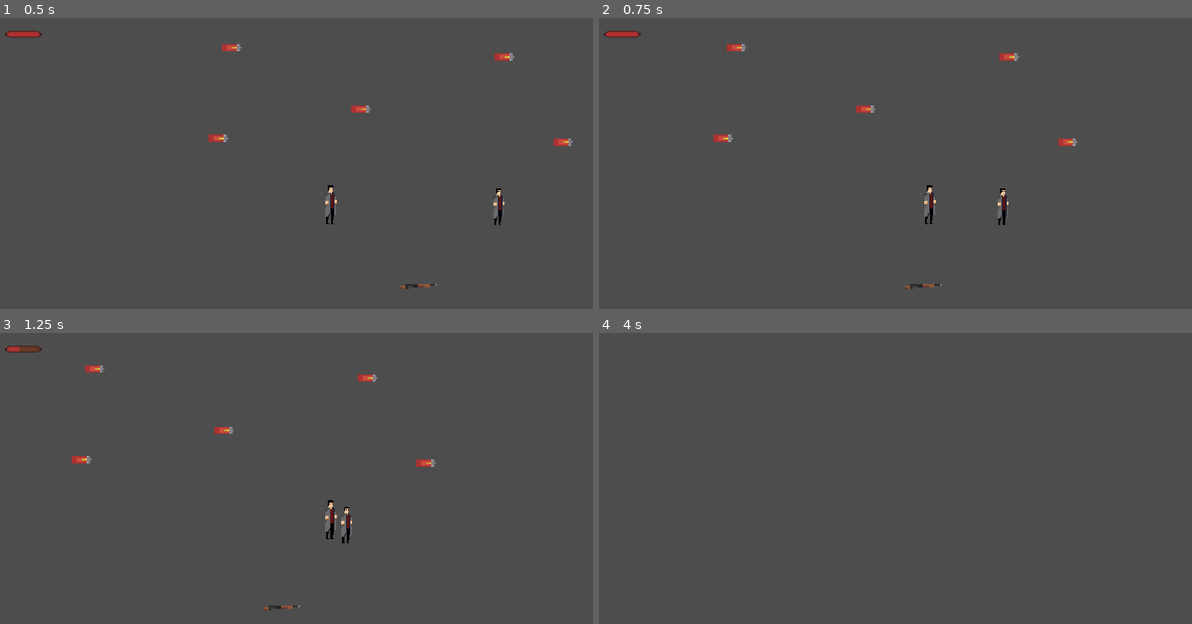
Above: before the commit, frames 1-4 (two rows, left to right).
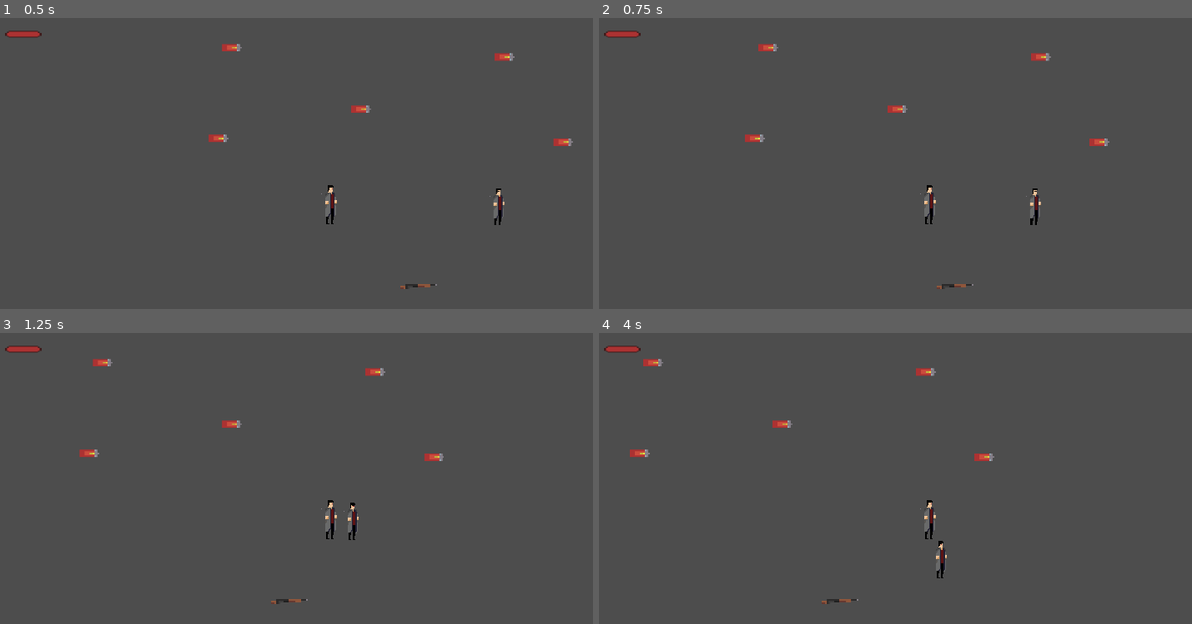
Above: after the commit, the same moments.

Repository: jawadnull/project_fire
Game: Godot game, scene res://Scenes/Main/Main.tscn
Two runs of this game, one before a commit and one after it. Both use one fixed random seed, a clock stepped at 60 frames per second and the inputs below.
Inputs (mouse positions are in pixels of both pictures, inside the frame that each line leads up to):
- Up to frame 1 (0.5 s): no input
- Up to frame 2 (0.75 s): tap Enter at 0.5 s; move the mouse to (1073, 186) at 0.52 s; hold D (move_right) from 0.53 s (still down); tap Shift (dash) at 0.6 s
- Up to frame 3 (1.25 s): keep holding D (move_right)
- Up to frame 4 (4 s): move the mouse to (794, 539) at 1.27 s; release D (move_right) at 1.28 s; hold S (move_down) 1.28-2.03 s; tap Shift (dash) at 1.35, 2.3, 3.05, 3.8 s; move the mouse to (996, 437) at 2.02 s; hold D (move_right) 2.03-2.78 s; tap F (pick_up) at 2.1 s; move the mouse to (895, 594) at 2.77 s; hold W (move_up) 2.78-3.53 s; click (895, 594) at 2.85 s; move the mouse to (1126, 574) at 3.52 s; hold A (move_left) from 3.53 s (still down); tap Q (switch_weapon) at 3.6 s

Frame 1 is identical in both runs. In frame 2, 1.2% of the frame differs, in the area x 19-87%, y 8-94%; in frame 3, 1.2%; in frame 4, 0.9%.

Commit message:
pre_alpha_0.4.3

Diff:
--- a/Scenes/SaveLoad/save_load_menu.tscn
+++ b/Scenes/SaveLoad/save_load_menu.tscn
@@ -4,6 +4,9 @@
 [ext_resource type="Texture2D" uid="uid://b53khrgtybpr7" path="res://Assets/slot.png" id="2_775j3"]
 
 [sub_resource type="FontFile" id="FontFile_rc2j1"]
+subpixel_positioning = 0
+msdf_pixel_range = 14
+msdf_size = 128
 cache/0/16/0/ascent = 0.0
 cache/0/16/0/descent = 0.0
 cache/0/16/0/underline_position = 0.0
@@ -21,6 +24,9 @@
 cache/0/30/0/scale = 1.0
 
 [sub_resource type="FontFile" id="FontFile_on08p"]
+subpixel_positioning = 0
+msdf_pixel_range = 14
+msdf_size = 128
 cache/0/16/0/ascent = 0.0
 cache/0/16/0/descent = 0.0
 cache/0/16/0/underline_position = 0.0
@@ -80,14 +86,17 @@
 "
 
 [node name="TextureRect" type="TextureRect" parent="NinePatchRect/Panel/ScrollContainer/SaveLoadButtons/SaveLoadButton"]
-custom_minimum_size = Vector2(0, 100)
-layout_mode = 0
+visible = false
+custom_minimum_size = Vector2(0, 100)
+layout_mode = 0
+offset_left = 8.0
 offset_top = 1.0
 offset_right = 235.0
 offset_bottom = 101.0
 texture = ExtResource("2_775j3")
 
 [node name="SaveName" type="RichTextLabel" parent="NinePatchRect/Panel/ScrollContainer/SaveLoadButtons/SaveLoadButton"]
+visible = false
 layout_mode = 0
 offset_left = 271.0
 offset_top = 24.0
@@ -98,6 +107,7 @@
 text = "Save Name:"
 
 [node name="SaveDate" type="RichTextLabel" parent="NinePatchRect/Panel/ScrollContainer/SaveLoadButtons/SaveLoadButton"]
+visible = false
 layout_mode = 0
 offset_left = 633.0
 offset_top = 26.0
@@ -108,15 +118,566 @@
 text = "Save Date:"
 
 [node name="GameMode" type="RichTextLabel" parent="NinePatchRect/Panel/ScrollContainer/SaveLoadButtons/SaveLoadButton"]
-layout_mode = 0
-offset_left = 983.0
-offset_top = 25.0
-offset_right = 1155.0
-offset_bottom = 67.0
-theme_override_fonts/normal_font = SubResource("FontFile_on08p")
-theme_override_font_sizes/normal_font_size = 30
-text = "Game Mode:
-"
+visible = false
+layout_mode = 0
+offset_left = 983.0
+offset_top = 25.0
+offset_right = 1155.0
+offset_bottom = 67.0
+theme_override_fonts/normal_font = SubResource("FontFile_on08p")
+theme_override_font_sizes/normal_font_size = 30
+text = "Game Mode:
+"
+
+[node name="SaveSlot" type="Label" parent="NinePatchRect/Panel/ScrollContainer/SaveLoadButtons/SaveLoadButton"]
+layout_mode = 0
+offset_left = 617.0
+offset_top = 27.0
+offset_right = 791.0
+offset_bottom = 69.0
+theme_override_font_sizes/font_size = 30
+text = "Save Slot #1"
+
+[node name="SaveLoadButton2" type="Button" parent="NinePatchRect/Panel/ScrollContainer/SaveLoadButtons"]
+custom_minimum_size = Vector2(0, 100)
+layout_mode = 2
+size_flags_vertical = 2
+text = "
+"
+
+[node name="TextureRect" type="TextureRect" parent="NinePatchRect/Panel/ScrollContainer/SaveLoadButtons/SaveLoadButton2"]
+visible = false
+custom_minimum_size = Vector2(0, 100)
+layout_mode = 0
+offset_left = 8.0
+offset_top = 1.0
+offset_right = 235.0
+offset_bottom = 101.0
+texture = ExtResource("2_775j3")
+
+[node name="SaveName" type="RichTextLabel" parent="NinePatchRect/Panel/ScrollContainer/SaveLoadButtons/SaveLoadButton2"]
+visible = false
+layout_mode = 0
+offset_left = 271.0
+offset_top = 24.0
+offset_right = 428.0
+offset_bottom = 73.0
+theme_override_fonts/normal_font = SubResource("FontFile_rc2j1")
+theme_override_font_sizes/normal_font_size = 30
+text = "Save Name:"
+
+[node name="SaveDate" type="RichTextLabel" parent="NinePatchRect/Panel/ScrollContainer/SaveLoadButtons/SaveLoadButton2"]
+visible = false
+layout_mode = 0
+offset_left = 633.0
+offset_top = 26.0
+offset_right = 775.0
+offset_bottom = 68.0
+theme_override_fonts/normal_font = SubResource("FontFile_on08p")
+theme_override_font_sizes/normal_font_size = 30
+text = "Save Date:"
+
+[node name="GameMode" type="RichTextLabel" parent="NinePatchRect/Panel/ScrollContainer/SaveLoadButtons/SaveLoadButton2"]
+visible = false
+layout_mode = 0
+offset_left = 983.0
+offset_top = 25.0
+offset_right = 1155.0
+offset_bottom = 67.0
+theme_override_fonts/normal_font = SubResource("FontFile_on08p")
+theme_override_font_sizes/normal_font_size = 30
+text = "Game Mode:
+"
+
+[node name="SaveSlot" type="Label" parent="NinePatchRect/Panel/ScrollContainer/SaveLoadButtons/SaveLoadButton2"]
+layout_mode = 0
+offset_left = 617.0
+offset_top = 27.0
+offset_right = 791.0
+offset_bottom = 69.0
+theme_override_font_sizes/font_size = 30
+text = "Save Slot #2"
+
+[node name="SaveLoadButton3" type="Button" parent="NinePatchRect/Panel/ScrollContainer/SaveLoadButtons"]
+custom_minimum_size = Vector2(0, 100)
+layout_mode = 2
+size_flags_vertical = 2
+text = "
+"
+
+[node name="TextureRect" type="TextureRect" parent="NinePatchRect/Panel/ScrollContainer/SaveLoadButtons/SaveLoadButton3"]
+visible = false
+custom_minimum_size = Vector2(0, 100)
+layout_mode = 0
+offset_left = 8.0
+offset_top = 1.0
+offset_right = 235.0
+offset_bottom = 101.0
+texture = ExtResource("2_775j3")
+
+[node name="SaveName" type="RichTextLabel" parent="NinePatchRect/Panel/ScrollContainer/SaveLoadButtons/SaveLoadButton3"]
+visible = false
+layout_mode = 0
+offset_left = 271.0
+offset_top = 24.0
+offset_right = 428.0
+offset_bottom = 73.0
+theme_override_fonts/normal_font = SubResource("FontFile_rc2j1")
+theme_override_font_sizes/normal_font_size = 30
+text = "Save Name:"
+
+[node name="SaveDate" type="RichTextLabel" parent="NinePatchRect/Panel/ScrollContainer/SaveLoadButtons/SaveLoadButton3"]
+visible = false
+layout_mode = 0
+offset_left = 633.0
+offset_top = 26.0
+offset_right = 775.0
+offset_bottom = 68.0
+theme_override_fonts/normal_font = SubResource("FontFile_on08p")
+theme_override_font_sizes/normal_font_size = 30
+text = "Save Date:"
+
+[node name="GameMode" type="RichTextLabel" parent="NinePatchRect/Panel/ScrollContainer/SaveLoadButtons/SaveLoadButton3"]
+visible = false
+layout_mode = 0
+offset_left = 983.0
+offset_top = 25.0
+offset_right = 1155.0
+offset_bottom = 67.0
+theme_override_fonts/normal_font = SubResource("FontFile_on08p")
+theme_override_font_sizes/normal_font_size = 30
+text = "Game Mode:
+"
+
+[node name="SaveSlot" type="Label" parent="NinePatchRect/Panel/ScrollContainer/SaveLoadButtons/SaveLoadButton3"]
+layout_mode = 0
+offset_left = 617.0
+offset_top = 27.0
+offset_right = 791.0
+offset_bottom = 69.0
+theme_override_font_sizes/font_size = 30
+text = "Save Slot #3"
+
+[node name="SaveLoadButton4" type="Button" parent="NinePatchRect/Panel/ScrollContainer/SaveLoadButtons"]
+custom_minimum_size = Vector2(0, 100)
+layout_mode = 2
+size_flags_vertical = 2
+text = "
+"
+
+[node name="TextureRect" type="TextureRect" parent="NinePatchRect/Panel/ScrollContainer/SaveLoadButtons/SaveLoadButton4"]
+visible = false
+custom_minimum_size = Vector2(0, 100)
+layout_mode = 0
+offset_left = 8.0
+offset_top = 1.0
+offset_right = 235.0
+offset_bottom = 101.0
+texture = ExtResource("2_775j3")
+
+[node name="SaveName" type="RichTextLabel" parent="NinePatchRect/Panel/ScrollContainer/SaveLoadButtons/SaveLoadButton4"]
+visible = false
+layout_mode = 0
+offset_left = 271.0
+offset_top = 24.0
+offset_right = 428.0
+offset_bottom = 73.0
+theme_override_fonts/normal_font = SubResource("FontFile_rc2j1")
+theme_override_font_sizes/normal_font_size = 30
+text = "Save Name:"
+
+[node name="SaveDate" type="RichTextLabel" parent="NinePatchRect/Panel/ScrollContainer/SaveLoadButtons/SaveLoadButton4"]
+visible = false
+layout_mode = 0
+offset_left = 633.0
+offset_top = 26.0
+offset_right = 775.0
+offset_bottom = 68.0
+theme_override_fonts/normal_font = SubResource("FontFile_on08p")
+theme_override_font_sizes/normal_font_size = 30
+text = "Save Date:"
+
+[node name="GameMode" type="RichTextLabel" parent="NinePatchRect/Panel/ScrollContainer/SaveLoadButtons/SaveLoadButton4"]
+visible = false
+layout_mode = 0
+offset_left = 983.0
+offset_top = 25.0
+offset_right = 1155.0
+offset_bottom = 67.0
+theme_override_fonts/normal_font = SubResource("FontFile_on08p")
+theme_override_font_sizes/normal_font_size = 30
+text = "Game Mode:
+"
+
+[node name="SaveSlot" type="Label" parent="NinePatchRect/Panel/ScrollContainer/SaveLoadButtons/SaveLoadButton4"]
+layout_mode = 0
+offset_left = 617.0
+offset_top = 27.0
+offset_right = 791.0
+offset_bottom = 69.0
+theme_override_font_sizes/font_size = 30
+text = "Save Slot #4
+"
+
+[node name="SaveLoadButton5" type="Button" parent="NinePatchRect/Panel/ScrollContainer/SaveLoadButtons"]
+custom_minimum_size = Vector2(0, 100)
+layout_mode = 2
+size_flags_vertical = 2
+text = "
+"
+
+[node name="TextureRect" type="TextureRect" parent="NinePatchRect/Panel/ScrollContainer/SaveLoadButtons/SaveLoadButton5"]
+visible = false
+custom_minimum_size = Vector2(0, 100)
+layout_mode = 0
+offset_left = 8.0
+offset_top = 1.0
+offset_right = 235.0
+offset_bottom = 101.0
+texture = ExtResource("2_775j3")
+
+[node name="SaveName" type="RichTextLabel" parent="NinePatchRect/Panel/ScrollContainer/SaveLoadButtons/SaveLoadButton5"]
+visible = false
+layout_mode = 0
+offset_left = 271.0
+offset_top = 24.0
+offset_right = 428.0
+offset_bottom = 73.0
+theme_override_fonts/normal_font = SubResource("FontFile_rc2j1")
+theme_override_font_sizes/normal_font_size = 30
+text = "Save Name:"
+
+[node name="SaveDate" type="RichTextLabel" parent="NinePatchRect/Panel/ScrollContainer/SaveLoadButtons/SaveLoadButton5"]
+visible = false
+layout_mode = 0
+offset_left = 633.0
+offset_top = 26.0
+offset_right = 775.0
+offset_bottom = 68.0
+theme_override_fonts/normal_font = SubResource("FontFile_on08p")
+theme_override_font_sizes/normal_font_size = 30
+text = "Save Date:"
+
+[node name="GameMode" type="RichTextLabel" parent="NinePatchRect/Panel/ScrollContainer/SaveLoadButtons/SaveLoadButton5"]
+visible = false
+layout_mode = 0
+offset_left = 983.0
+offset_top = 25.0
+offset_right = 1155.0
+offset_bottom = 67.0
+theme_override_fonts/normal_font = SubResource("FontFile_on08p")
+theme_override_font_sizes/normal_font_size = 30
+text = "Game Mode:
+"
+
+[node name="SaveSlot" type="Label" parent="NinePatchRect/Panel/ScrollContainer/SaveLoadButtons/SaveLoadButton5"]
+layout_mode = 0
+offset_left = 617.0
+offset_top = 27.0
+offset_right = 791.0
+offset_bottom = 69.0
+theme_override_font_sizes/font_size = 30
+text = "Save Slot #5"
+
+[node name="SaveLoadButton6" type="Button" parent="NinePatchRect/Panel/ScrollContainer/SaveLoadButtons"]
+custom_minimum_size = Vector2(0, 100)
+layout_mode = 2
+size_flags_vertical = 2
+text = "
+"
+
+[node name="TextureRect" type="TextureRect" parent="NinePatchRect/Panel/ScrollContainer/SaveLoadButtons/SaveLoadButton6"]
+visible = false
+custom_minimum_size = Vector2(0, 100)
+layout_mode = 0
+offset_left = 8.0
+offset_top = 1.0
+offset_right = 235.0
+offset_bottom = 101.0
+texture = ExtResource("2_775j3")
+
+[node name="SaveName" type="RichTextLabel" parent="NinePatchRect/Panel/ScrollContainer/SaveLoadButtons/SaveLoadButton6"]
+visible = false
+layout_mode = 0
+offset_left = 271.0
+offset_top = 24.0
+offset_right = 428.0
+offset_bottom = 73.0
+theme_override_fonts/normal_font = SubResource("FontFile_rc2j1")
+theme_override_font_sizes/normal_font_size = 30
+text = "Save Name:"
+
+[node name="SaveDate" type="RichTextLabel" parent="NinePatchRect/Panel/ScrollContainer/SaveLoadButtons/SaveLoadButton6"]
+visible = false
+layout_mode = 0
+offset_left = 633.0
+offset_top = 26.0
+offset_right = 775.0
+offset_bottom = 68.0
+theme_override_fonts/normal_font = SubResource("FontFile_on08p")
+theme_override_font_sizes/normal_font_size = 30
+text = "Save Date:"
+
+[node name="GameMode" type="RichTextLabel" parent="NinePatchRect/Panel/ScrollContainer/SaveLoadButtons/SaveLoadButton6"]
+visible = false
+layout_mode = 0
+offset_left = 983.0
+offset_top = 25.0
+offset_right = 1155.0
+offset_bottom = 67.0
+theme_override_fonts/normal_font = SubResource("FontFile_on08p")
+theme_override_font_sizes/normal_font_size = 30
+text = "Game Mode:
+"
+
+[node name="SaveSlot" type="Label" parent="NinePatchRect/Panel/ScrollContainer/SaveLoadButtons/SaveLoadButton6"]
+layout_mode = 0
+offset_left = 617.0
+offset_top = 27.0
+offset_right = 791.0
+offset_bottom = 69.0
+theme_override_font_sizes/font_size = 30
+text = "Save Slot #6"
+
+[node name="SaveLoadButton7" type="Button" parent="NinePatchRect/Panel/ScrollContainer/SaveLoadButtons"]
+custom_minimum_size = Vector2(0, 100)
+layout_mode = 2
+size_flags_vertical = 2
+text = "
+"
+
+[node name="TextureRect" type="TextureRect" parent="NinePatchRect/Panel/ScrollContainer/SaveLoadButtons/SaveLoadButton7"]
+visible = false
+custom_minimum_size = Vector2(0, 100)
+layout_mode = 0
+offset_left = 8.0
+offset_top = 1.0
+offset_right = 235.0
+offset_bottom = 101.0
+texture = ExtResource("2_775j3")
+
+[node name="SaveName" type="RichTextLabel" parent="NinePatchRect/Panel/ScrollContainer/SaveLoadButtons/SaveLoadButton7"]
+visible = false
+layout_mode = 0
+offset_left = 271.0
+offset_top = 24.0
+offset_right = 428.0
+offset_bottom = 73.0
+theme_override_fonts/normal_font = SubResource("FontFile_rc2j1")
+theme_override_font_sizes/normal_font_size = 30
+text = "Save Name:"
+
+[node name="SaveDate" type="RichTextLabel" parent="NinePatchRect/Panel/ScrollContainer/SaveLoadButtons/SaveLoadButton7"]
+visible = false
+layout_mode = 0
+offset_left = 633.0
+offset_top = 26.0
+offset_right = 775.0
+offset_bottom = 68.0
+theme_override_fonts/normal_font = SubResource("FontFile_on08p")
+theme_override_font_sizes/normal_font_size = 30
+text = "Save Date:"
+
+[node name="GameMode" type="RichTextLabel" parent="NinePatchRect/Panel/ScrollContainer/SaveLoadButtons/SaveLoadButton7"]
+visible = false
+layout_mode = 0
+offset_left = 983.0
+offset_top = 25.0
+offset_right = 1155.0
+offset_bottom = 67.0
+theme_override_fonts/normal_font = SubResource("FontFile_on08p")
+theme_override_font_sizes/normal_font_size = 30
+text = "Game Mode:
+"
+
+[node name="SaveSlot" type="Label" parent="NinePatchRect/Panel/ScrollContainer/SaveLoadButtons/SaveLoadButton7"]
+layout_mode = 0
+offset_left = 617.0
+offset_top = 27.0
+offset_right = 791.0
+offset_bottom = 69.0
+theme_override_font_sizes/font_size = 30
+text = "Save Slot #7"
+
+[node name="SaveLoadButton8" type="Button" parent="NinePatchRect/Panel/ScrollContainer/SaveLoadButtons"]
+custom_minimum_size = Vector2(0, 100)
+layout_mode = 2
+size_flags_vertical = 2
+text = "
+"
+
+[node name="TextureRect" type="TextureRect" parent="NinePatchRect/Panel/ScrollContainer/SaveLoadButtons/SaveLoadButton8"]
+visible = false
+custom_minimum_size = Vector2(0, 100)
+layout_mode = 0
+offset_left = 8.0
+offset_top = 1.0
+offset_right = 235.0
+offset_bottom = 101.0
+texture = ExtResource("2_775j3")
+
+[node name="SaveName" type="RichTextLabel" parent="NinePatchRect/Panel/ScrollContainer/SaveLoadButtons/SaveLoadButton8"]
+visible = false
+layout_mode = 0
+offset_left = 271.0
+offset_top = 24.0
+offset_right = 428.0
+offset_bottom = 73.0
+theme_override_fonts/normal_font = SubResource("FontFile_rc2j1")
+theme_override_font_sizes/normal_font_size = 30
+text = "Save Name:"
+
+[node name="SaveDate" type="RichTextLabel" parent="NinePatchRect/Panel/ScrollContainer/SaveLoadButtons/SaveLoadButton8"]
+visible = false
+layout_mode = 0
+offset_left = 633.0
+offset_top = 26.0
+offset_right = 775.0
+offset_bottom = 68.0
+theme_override_fonts/normal_font = SubResource("FontFile_on08p")
+theme_override_font_sizes/normal_font_size = 30
+text = "Save Date:"
+
+[node name="GameMode" type="RichTextLabel" parent="NinePatchRect/Panel/ScrollContainer/SaveLoadButtons/SaveLoadButton8"]
+visible = false
+layout_mode = 0
+offset_left = 983.0
+offset_top = 25.0
+offset_right = 1155.0
+offset_bottom = 67.0
+theme_override_fonts/normal_font = SubResource("FontFile_on08p")
+theme_override_font_sizes/normal_font_size = 30
+text = "Game Mode:
+"
+
+[node name="SaveSlot" type="Label" parent="NinePatchRect/Panel/ScrollContainer/SaveLoadButtons/SaveLoadButton8"]
+layout_mode = 0
+offset_left = 617.0
+offset_top = 27.0
+offset_right = 791.0
+offset_bottom = 69.0
+theme_override_font_sizes/font_size = 30
+text = "Save Slot #8"
+
+[node name="SaveLoadButton9" type="Button" parent="NinePatchRect/Panel/ScrollContainer/SaveLoadButtons"]
+custom_minimum_size = Vector2(0, 100)
+layout_mode = 2
+size_flags_vertical = 2
+text = "
+"
+
+[node name="TextureRect" type="TextureRect" parent="NinePatchRect/Panel/ScrollContainer/SaveLoadButtons/SaveLoadButton9"]
+visible = false
+custom_minimum_size = Vector2(0, 100)
+layout_mode = 0
+offset_left = 8.0
+offset_top = 1.0
+offset_right = 235.0
+offset_bottom = 101.0
+texture = ExtResource("2_775j3")
+
+[node name="SaveName" type="RichTextLabel" parent="NinePatchRect/Panel/ScrollContainer/SaveLoadButtons/SaveLoadButton9"]
+visible = false
+layout_mode = 0
+offset_left = 271.0
+offset_top = 24.0
+offset_right = 428.0
+offset_bottom = 73.0
+theme_override_fonts/normal_font = SubResource("FontFile_rc2j1")
+theme_override_font_sizes/normal_font_size = 30
+text = "Save Name:"
+
+[node name="SaveDate" type="RichTextLabel" parent="NinePatchRect/Panel/ScrollContainer/SaveLoadButtons/SaveLoadButton9"]
+visible = false
+layout_mode = 0
+offset_left = 633.0
+offset_top = 26.0
+offset_right = 775.0
+offset_bottom = 68.0
+theme_override_fonts/normal_font = SubResource("FontFile_on08p")
+theme_override_font_sizes/normal_font_size = 30
+text = "Save Date:"
+
+[node name="GameMode" type="RichTextLabel" parent="NinePatchRect/Panel/ScrollContainer/SaveLoadButtons/SaveLoadButton9"]
+visible = false
+layout_mode = 0
+offset_left = 983.0
+offset_top = 25.0
+offset_right = 1155.0
+offset_bottom = 67.0
+theme_override_fonts/normal_font = SubResource("FontFile_on08p")
+theme_override_font_sizes/normal_font_size = 30
+text = "Game Mode:
+"
+
+[node name="SaveSlot" type="Label" parent="NinePatchRect/Panel/ScrollContainer/SaveLoadButtons/SaveLoadButton9"]
+layout_mode = 0
+offset_left = 617.0
+offset_top = 27.0
+offset_right = 791.0
+offset_bottom = 69.0
+theme_override_font_sizes/font_size = 30
+text = "Save Slot #9"
+
+[node name="SaveLoadButton10" type="Button" parent="NinePatchRect/Panel/ScrollContainer/SaveLoadButtons"]
+custom_minimum_size = Vector2(0, 100)
+layout_mode = 2
+size_flags_vertical = 2
+text = "
+"
+
+[node name="TextureRect" type="TextureRect" parent="NinePatchRect/Panel/ScrollContainer/SaveLoadButtons/SaveLoadButton10"]
+visible = false
+custom_minimum_size = Vector2(0, 100)
+layout_mode = 0
+offset_left = 8.0
+offset_top = 1.0
+offset_right = 235.0
+offset_bottom = 101.0
+texture = ExtResource("2_775j3")
+
+[node name="SaveName" type="RichTextLabel" parent="NinePatchRect/Panel/ScrollContainer/SaveLoadButtons/SaveLoadButton10"]
+visible = false
+layout_mode = 0
+offset_left = 271.0
+offset_top = 24.0
+offset_right = 428.0
+offset_bottom = 73.0
+theme_override_fonts/normal_font = SubResource("FontFile_rc2j1")
+theme_override_font_sizes/normal_font_size = 30
+text = "Save Name:"
+
+[node name="SaveDate" type="RichTextLabel" parent="NinePatchRect/Panel/ScrollContainer/SaveLoadButtons/SaveLoadButton10"]
+visible = false
+layout_mode = 0
+offset_left = 633.0
+offset_top = 26.0
+offset_right = 775.0
+offset_bottom = 68.0
+theme_override_fonts/normal_font = SubResource("FontFile_on08p")
+theme_override_font_sizes/normal_font_size = 30
+text = "Save Date:"
+
+[node name="GameMode" type="RichTextLabel" parent="NinePatchRect/Panel/ScrollContainer/SaveLoadButtons/SaveLoadButton10"]
+visible = false
+layout_mode = 0
+offset_left = 983.0
+offset_top = 25.0
+offset_right = 1155.0
+offset_bottom = 67.0
+theme_override_fonts/normal_font = SubResource("FontFile_on08p")
+theme_override_font_sizes/normal_font_size = 30
+text = "Game Mode:
+"
+
+[node name="SaveSlot" type="Label" parent="NinePatchRect/Panel/ScrollContainer/SaveLoadButtons/SaveLoadButton10"]
+layout_mode = 0
+offset_left = 617.0
+offset_top = 27.0
+offset_right = 791.0
+offset_bottom = 69.0
+theme_override_font_sizes/font_size = 30
+text = "Save Slot #10"
 
 [node name="GameMode2" type="RichTextLabel" parent="NinePatchRect"]
 layout_mode = 1
--- a/Scripts/Characters/player.gd
+++ b/Scripts/Characters/player.gd
@@ -2,8 +2,8 @@
 
 const MOVE_SPEED: int = 400
 const DASH_SPEED: int = 2000
-const DASH_DURATION: int = 0.2
-const DASH_COOLDOWN: int = 0.5
+const DASH_DURATION: int = 5.0
+const DASH_COOLDOWN: int = 5.0
 const ACCELERATION: int = 1800
 const DECELERATION: int = 1800
 const SHAKE_INTENSITY: int = 8
@@ -49,16 +49,16 @@
 			knockback = Vector2.ZERO
 			knockback_timer = 0.0  # Reset timer
 	else:
-		# Only move and slide if not knocked back
+		if dash_timer > 0:
+			dash_timer -= delta
+		if dash_timer <= 0:
+			is_dashing = false
 		handle_input(delta)  # Move the player
 	move_and_slide()
 
 
 	# Update dash timer
-	if dash_timer > 0:
-		dash_timer -= delta
-		if dash_timer <= 0:
-			is_dashing = false
+
 
 	# Update dash cooldown timer
 	if cooldown_timer > 0:
--- /dev/null
+++ b/Scripts/Save_Game/Saved_Game.gd
@@ -0,0 +1,2 @@
+class_name SavedGame
+extends Resource
